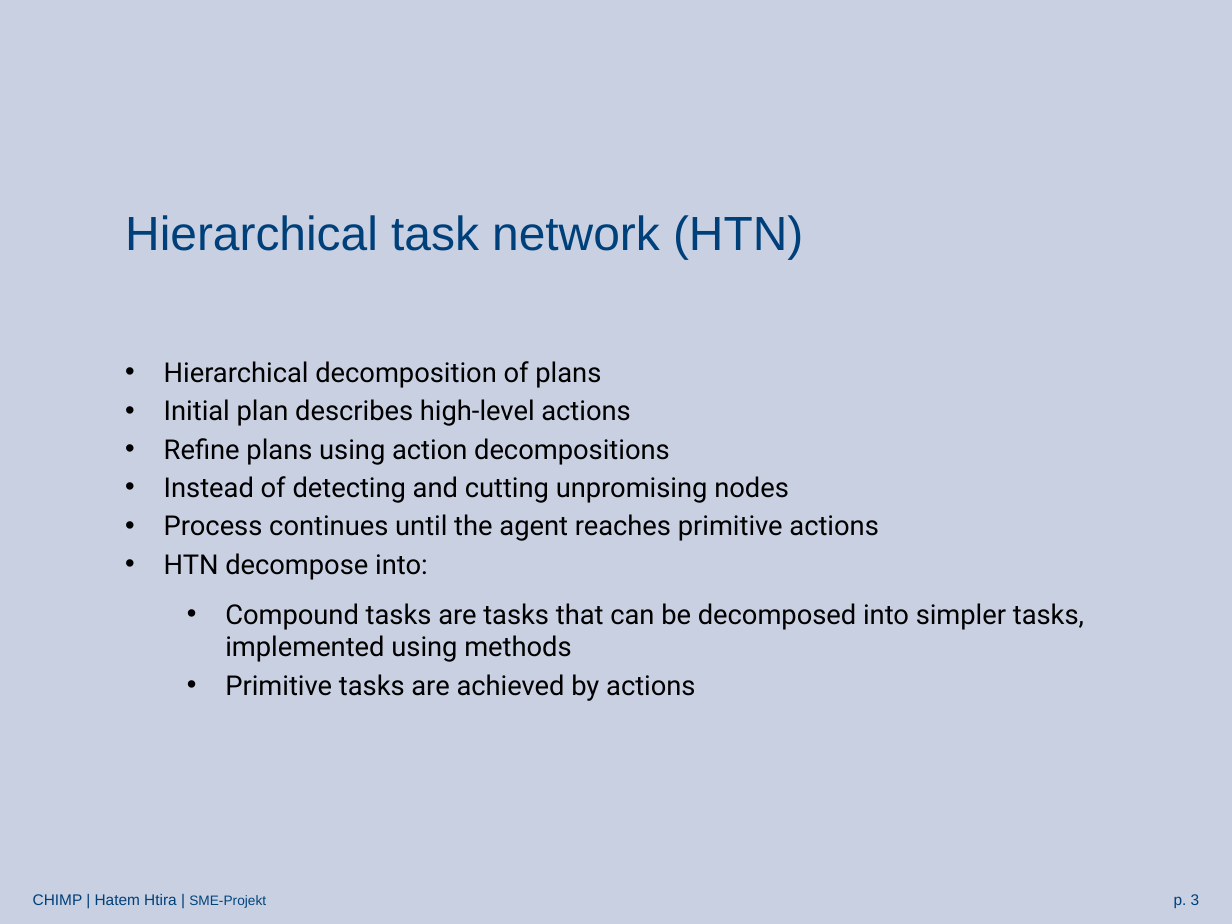
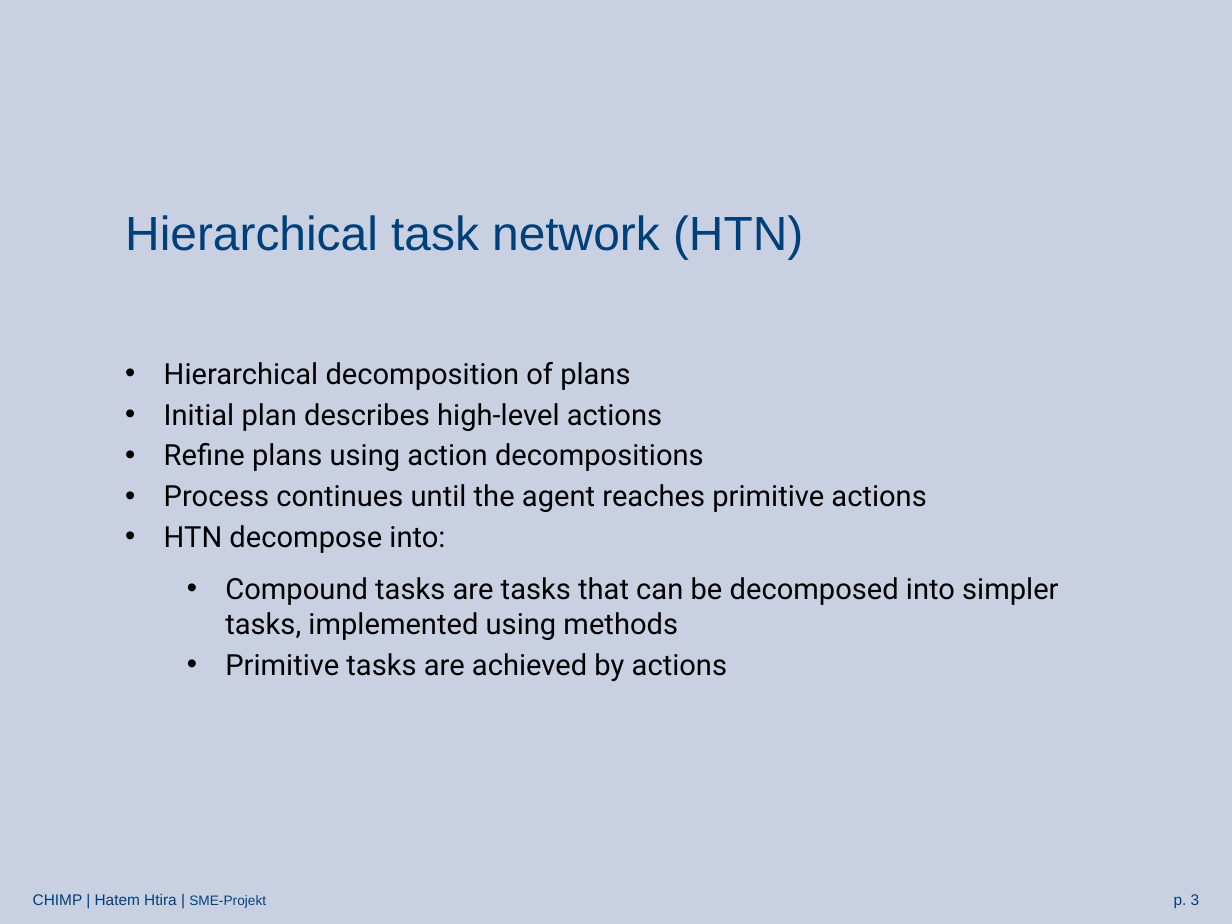
Before and after one commit to htiraHatem/CHIMP_MDP, a slide deck: slide 3 of HTN2MDP presentation.pptx. Drawn at 1232x924 pixels with LibreOffice and Linux fonts; fonts in the diff are those of the drawing; background and template pictures are left out. Boxes give left, top, right and bottom in pixels: in the first picture for what was removed or moved away, otherwise in the second. Text is boxed around its words. In the diff, an @@ line names an element or a change of style, - is before the commit and + after.

```diff
--- a/HTN2MDP presentation.pptx
+++ b/HTN2MDP presentation.pptx
@@ text "Hierarchical decomposition of plans" at box(164, 362, 1058, 681): size 16 to 17 pt @@
@@ text at box(164, 476, 789, 503): paragraph removed @@
-• Instead of detecting and cutting unpromising nodes
```
Also in this commit, not shown: 13 other slides changed, 3 slides added, 6 slides removed.
